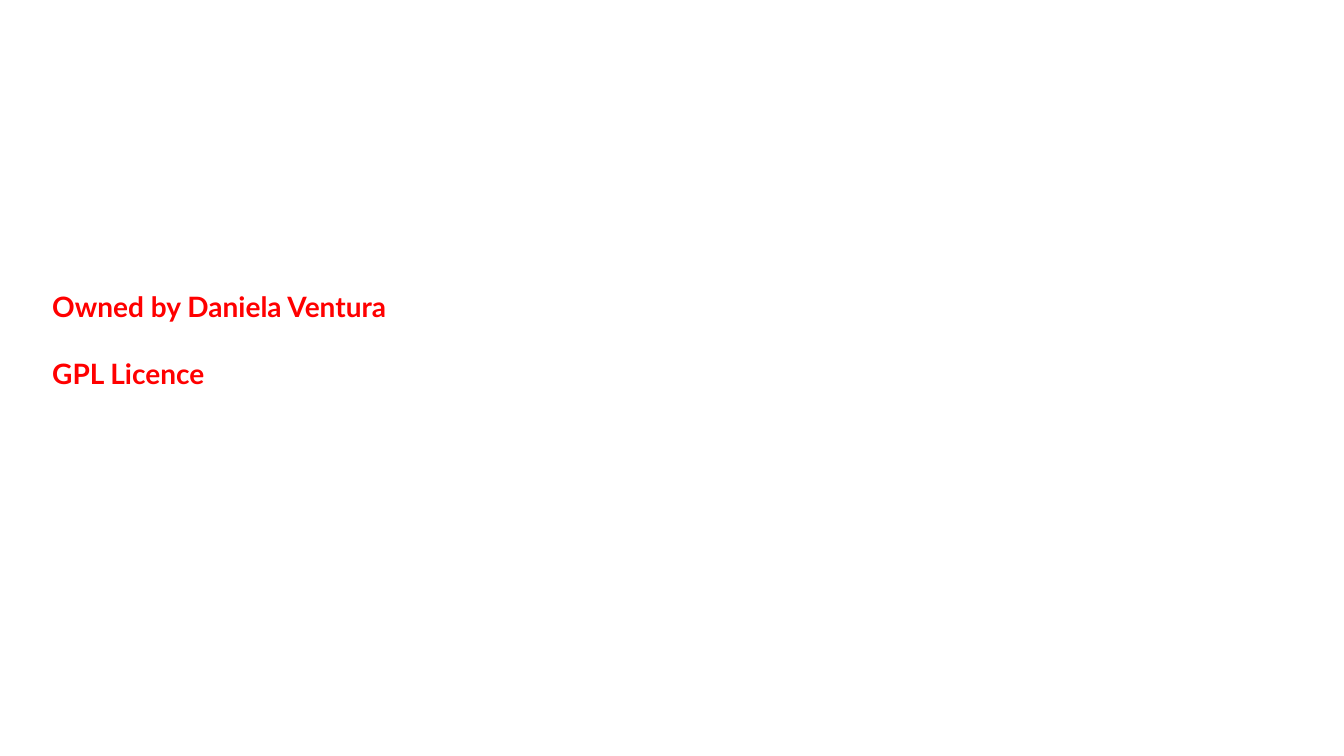
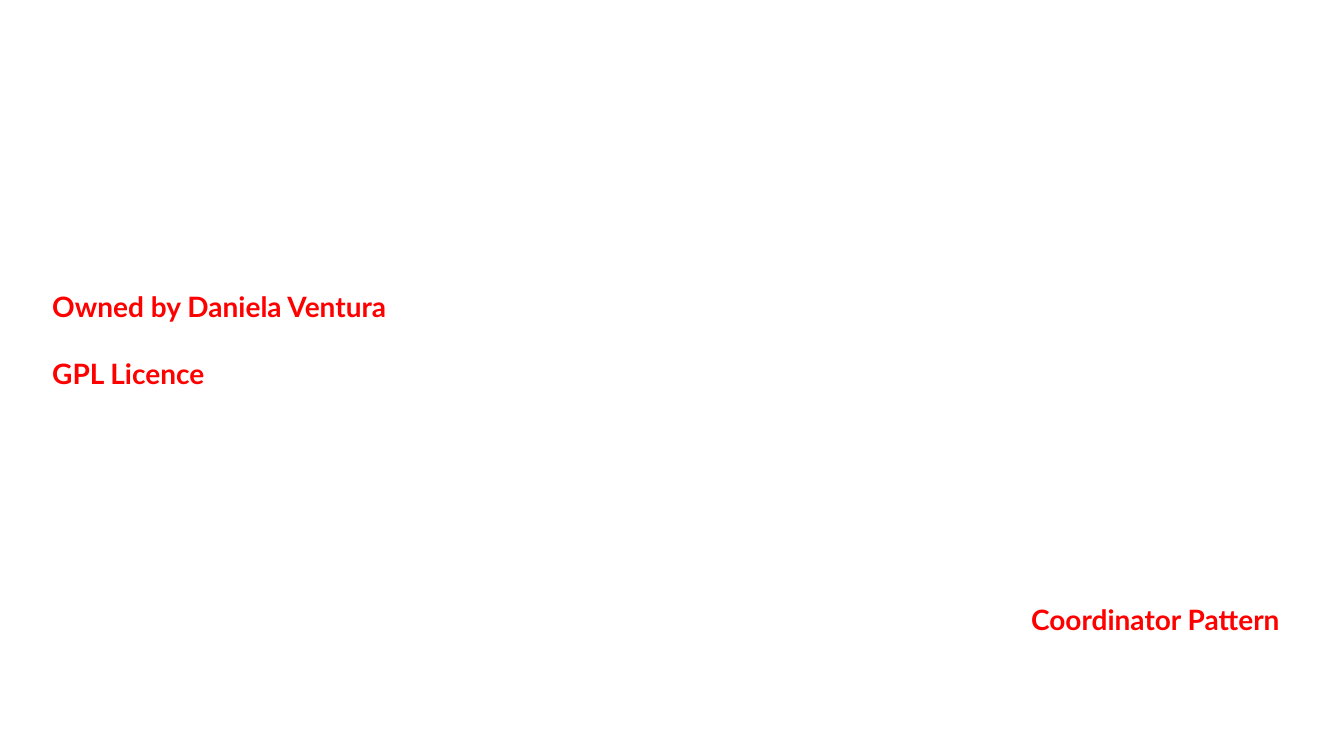
Before and after one commit to dventura3/system-design, a slide deck: slide 1 of docs/MySystemDesign_RangeOfCounter.pptx. Drawn at 1344x756 pixels with LibreOffice and Linux fonts; fonts in the diff are those of the drawing. Boxes give left, top, right and bottom in pixels: in the first picture for what was removed or moved away, otherwise in the second. Text is boxed around its words. In the diff, an @@ line names an element or a change of style, - is before the commit and + after.

```diff
--- a/docs/MySystemDesign_RangeOfCounter.pptx
+++ b/docs/MySystemDesign_RangeOfCounter.pptx
@@ text added at (1031, 609, 1280, 631), 20 pt, text #FF0000, bold @@
+Coordinator Pattern
```
Also in this commit, not shown: 7 slides added, 11 other files.
